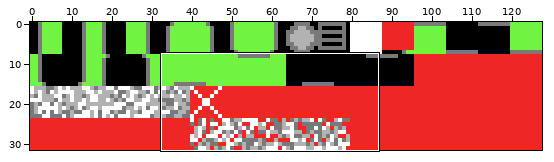
A pixel-art file gets an edit: images/tv.aseprite. The first picture is a wide view before the edit; the outline marks the close-up.
Close-up. Before the edit:
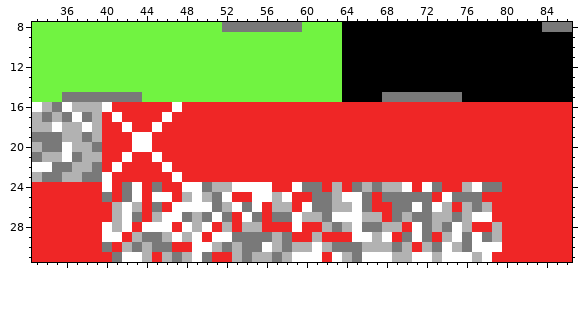
128x32 pixels, 1 frame. Shown: x 33..86, y 8..31. The commit also changed other parts of the picture, which this record leaves out.
After the commit:
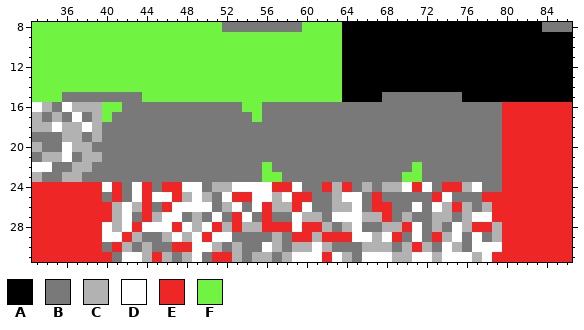
Palette (. is transparent): A #000000  B #797979  C #b2b2b2  D #ffffff  E #ef2626  F #71f341
The edit:
@@ x 33..86 @@
 15 FFFBBBBBBBBFFFFFFFFFFFFFFFFFFFFAAAABBBBBBBBAAAAAAAAAAA
-16 DCBDCCCDEEEEEEDEEEEEEEEEEEEEEEEEEEEEEEEEEEEEEEEEEEEEEE
-17 CBCBDBCEDEEEEDEEEEEEEEEEEEEEEEEEEEEEEEEEEEEEEEEEEEEEEE
-18 CCDCCDCEEDEEDEEEEEEEEEEEEEEEEEEEEEEEEEEEEEEEEEEEEEEEEE
-19 BBBCCBCEEEDDEEEEEEEEEEEEEEEEEEEEEEEEEEEEEEEEEEEEEEEEEE
-20 CBBDCCBEEEDDEEEEEEEEEEEEEEEEEEEEEEEEEEEEEEEEEEEEEEEEEE
-21 BCCDBCCEEDEEDEEEEEEEEEEEEEEEEEEEEEEEEEEEEEEEEEEEEEEEEE
-22 DDBBCCBEDEEEEDEEEEEEEEEEEEEEEEEEEEEEEEEEEEEEEEEEEEEEEE
-23 CBBCCBBDEEEEEEDEEEEEEEEEEEEEEEEEEEEEEEEEEEEEEEEEEEEEEE
+16 DCBDCCCFFBBBBBBBBBBBBFFBBBBBBBBBBBBBBBBBBBBBBBBEEEEEEE
+17 CBCBDBCFBBBBBBBBBBBBBBFBBBBBBBBBBBBBBBBBBBBBBBBEEEEEEE
+18 CCDCCDCBBBBBBBBBBBBBBBBBBBBBBBBBBBBBBBBBBBBBBBBEEEEEEE
+19 BBBCCBCBBBBBBBBBBBBBBBBBBBBBBBBBBBBBBBBBBBBBBBBEEEEEEE
+20 CBBDCCBBBBBBBBBBBBBBBBBBBBBBBBBBBBBBBBBBBBBBBBBEEEEEEE
+21 BCCDBCCBBBBBBBBBBBBBBBBBBBBBBBBBBBBBBBBBBBBBBBBEEEEEEE
+22 DDBBCCBBBBBBBBBBBBBBBBBFBBBBBBBBBBBBBBFBBBBBBBBEEEEEEE
+23 CBBCCBBBBBBBBBBBBBBBBBBFFBBBBBBBBBBBBFFBBBBBBBBEEEEEEE
 24 EEEEEEEDEBDEBEEDDBCCDDDDEEDBBECEBCBCCDEDBEECDBBEEEEEEE
Pixel boxes of the changes (left, top, right, bottom) in both close-ups:
changed: (102, 102, 502, 182)
